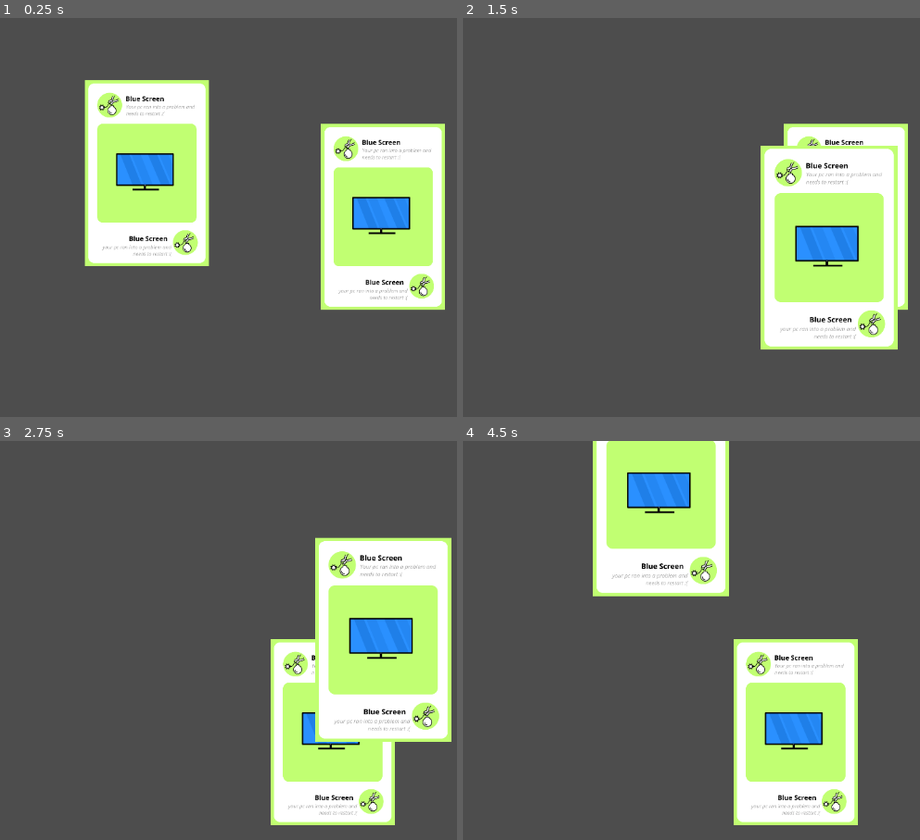
Above: before the commit, frames 1-4 (two rows, left to right).
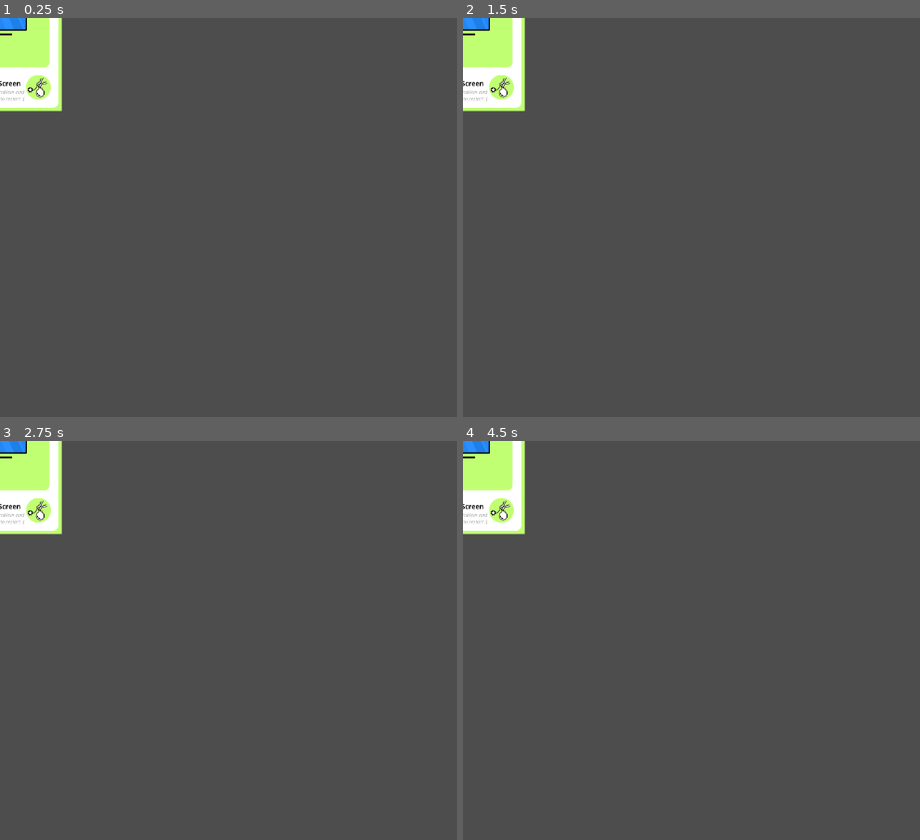
Above: after the commit, the same moments.

Repository: Thijs987/pse_onlycode
Game: Godot game, scene res://Main.tscn
Same seed, same stepped clock (60 frames per second), same inputs: the game is played once before the commit and once after it.
Inputs (mouse positions are in pixels of both pictures, inside the frame that each line leads up to):
- Up to frame 1 (0.25 s): no input
- Up to frame 2 (1.5 s): tap Enter at 0.5 s; drag from (609, 173) to (846, 217) at 0.52 s; tap Space at 1.25 s; drag from (846, 217) to (796, 309) at 1.27 s
- Up to frame 3 (2.75 s): tap Enter at 2 s; move the mouse to (443, 556) at 2.02 s; click (443, 556) at 2.17 s
- Up to frame 4 (4.5 s): tap Space at 2.75, 4.25 s; drag from (796, 732) to (609, 584) at 2.77 s; tap Enter at 3.5 s; move the mouse to (outside the picture) at 3.52 s; click (outside the picture) at 3.67 s; drag from (609, 584) to (723, 544) at 4.27 s

The runs differ from the first frame. In frame 1, 29% of the frame differs, in the area x 0-98%, y 0-74%; in frame 2, 21%; in frame 3, 27%; in frame 4, 27%.

Commit message:
added feedback to pickup

Diff:
--- a/frontend/Main.tscn
+++ b/frontend/Main.tscn
@@ -1,16 +1,23 @@
 [gd_scene format=3 uid="uid://2rclrrsuh5tp"]
 
 [ext_resource type="Script" uid="uid://dvtv7qrga8tg7" path="res://card_logic.gd" id="1_uu6xs"]
-[ext_resource type="PackedScene" uid="uid://dlb3crw3qdkv2" path="res://card.tscn" id="2_r0du0"]
+[ext_resource type="Script" uid="uid://ci0dswu4sau8w" path="res://player_hand.gd" id="3_r0du0"]
+
+[sub_resource type="Curve" id="Curve_uu6xs"]
+_data = [Vector2(0, 0), 0.0, 3.0, 0, 0, Vector2(0.5, 1), 0.0, 0.0, 0, 0, Vector2(1, 0), -3.0, 0.0, 0, 0]
+point_count = 3
+
+[sub_resource type="Curve" id="Curve_r0du0"]
+_limits = [-1.0, 1.0, 0.0, 1.0]
+_data = [Vector2(0, -1), 0.0, 3.0, 0, 0, Vector2(0.5, 1.4901161e-08), 0.0, 0.0, 0, 0, Vector2(1, 1), 3.0, 0.0, 0, 0]
+point_count = 3
 
 [node name="Main" type="Node2D" unique_id=704437941]
-position = Vector2(-14, 0)
 
 [node name="CardLogic" type="Node2D" parent="." unique_id=2043272623]
 script = ExtResource("1_uu6xs")
 
-[node name="Card" parent="CardLogic" unique_id=725212101 instance=ExtResource("2_r0du0")]
-position = Vector2(242.5, 242)
-
-[node name="Card2" parent="CardLogic" unique_id=1098880908 instance=ExtResource("2_r0du0")]
-position = Vector2(610, 310)
+[node name="PlayerHand" type="Node2D" parent="." unique_id=77344827]
+script = ExtResource("3_r0du0")
+hand_curve = SubResource("Curve_uu6xs")
+rotation_curve = SubResource("Curve_r0du0")
--- a/frontend/card_logic.gd
+++ b/frontend/card_logic.gd
@@ -25,13 +25,22 @@
 			var card = check_for_card()
 			print(card)
 			if card != null:
-				dragging_card = card
-				var card_pos = dragging_card.position
-				var mouse_pos = get_global_mouse_position()
-				card_offsetx = card_pos.x - mouse_pos.x
-				card_offsety = card_pos.y - mouse_pos.y
+				start_dragging(card)
 		else:
-			dragging_card = null
+			stop_dragging()
+
+func start_dragging(card):
+	card.scale = Vector2(1.0, 1.0)
+	dragging_card = card
+	var card_pos = dragging_card.position
+	var mouse_pos = get_global_mouse_position()
+	card_offsetx = card_pos.x - mouse_pos.x
+	card_offsety = card_pos.y - mouse_pos.y
+
+func stop_dragging():
+	if dragging_card:
+		dragging_card.scale = Vector2(1.1, 1.1)
+		dragging_card = null
 
 func connect_card_signals(card):
 	card.connect("hovered", hovered_over_card)
@@ -74,6 +83,8 @@
 		return highest_z(result)
 	return null
 
+# returns the card with the highest z value from a list of cards checked
+# by check_for_card()
 func highest_z(cards):
 	var highest_card = cards[0].collider.get_parent()
 	var highest_card_z = highest_card.z_index
--- /dev/null
+++ b/frontend/player_hand.gd
@@ -0,0 +1,41 @@
+extends Node2D
+
+const CARD_COUNT = 3
+const CARD_SCENE_PATH = "res://card.tscn"
+
+var player_hand = []
+var center_screen_x
+
+@export var hand_curve = Curve
+@export var rotation_curve = Curve
+
+@export var max_rotation := 5
+@export var separation := -10
+@export var y_min := 0
+@export var y_max := -15
+
+
+# Called when the node enters the scene tree for the first time.
+func _ready() -> void:
+	center_screen_x = get_viewport().size.x / 2
+	var card_scene = preload(CARD_SCENE_PATH)
+	for i in range(CARD_COUNT):
+		var new_card = card_scene.instantiate()
+		$"../CardLogic".add_child(new_card)
+		new_card.name = "Card"
+		add_card_to_hand(new_card)
+
+func add_card_to_hand(card):
+	player_hand.insert(0, card)
+	update_card_hand_position()
+
+func update_card_hand_position():
+	for i in range(player_hand.size()):
+		var new_position = calculate_card_position(i)
+
+func calculate_card_position(position):
+	var total_width = (player_hand.size())
+
+# Called every frame. 'delta' is the elapsed time since the previous frame.
+func _process(delta: float) -> void:
+	pass
Not shown, added: frontend/player_hand.gd.uid
